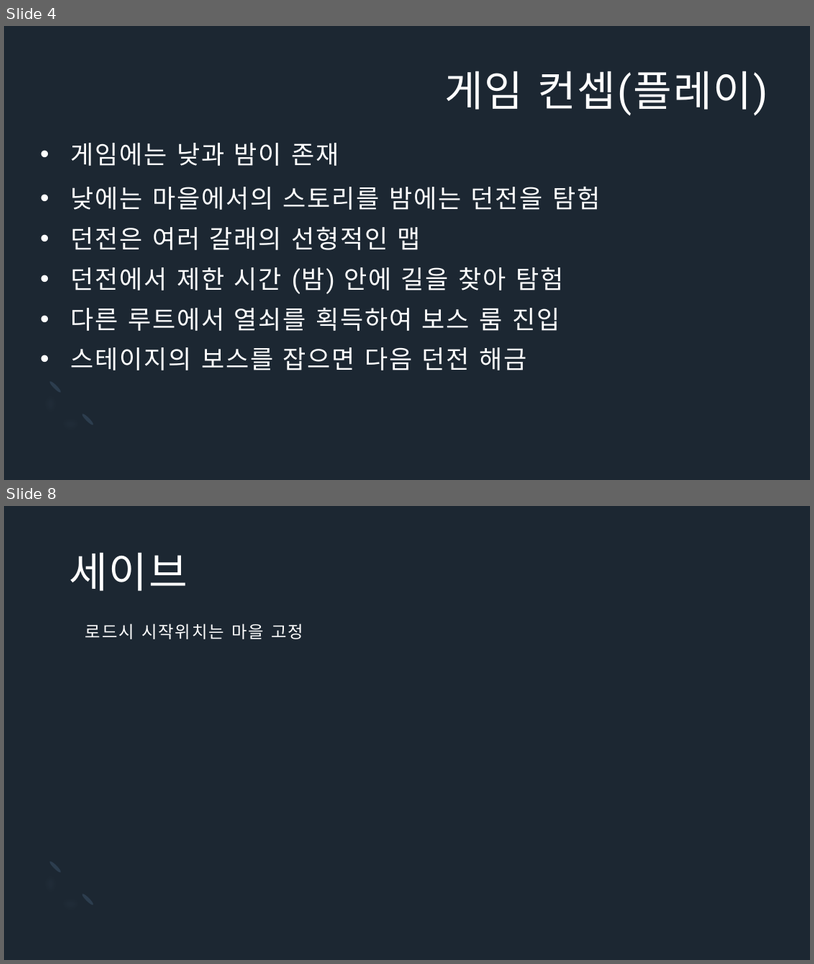
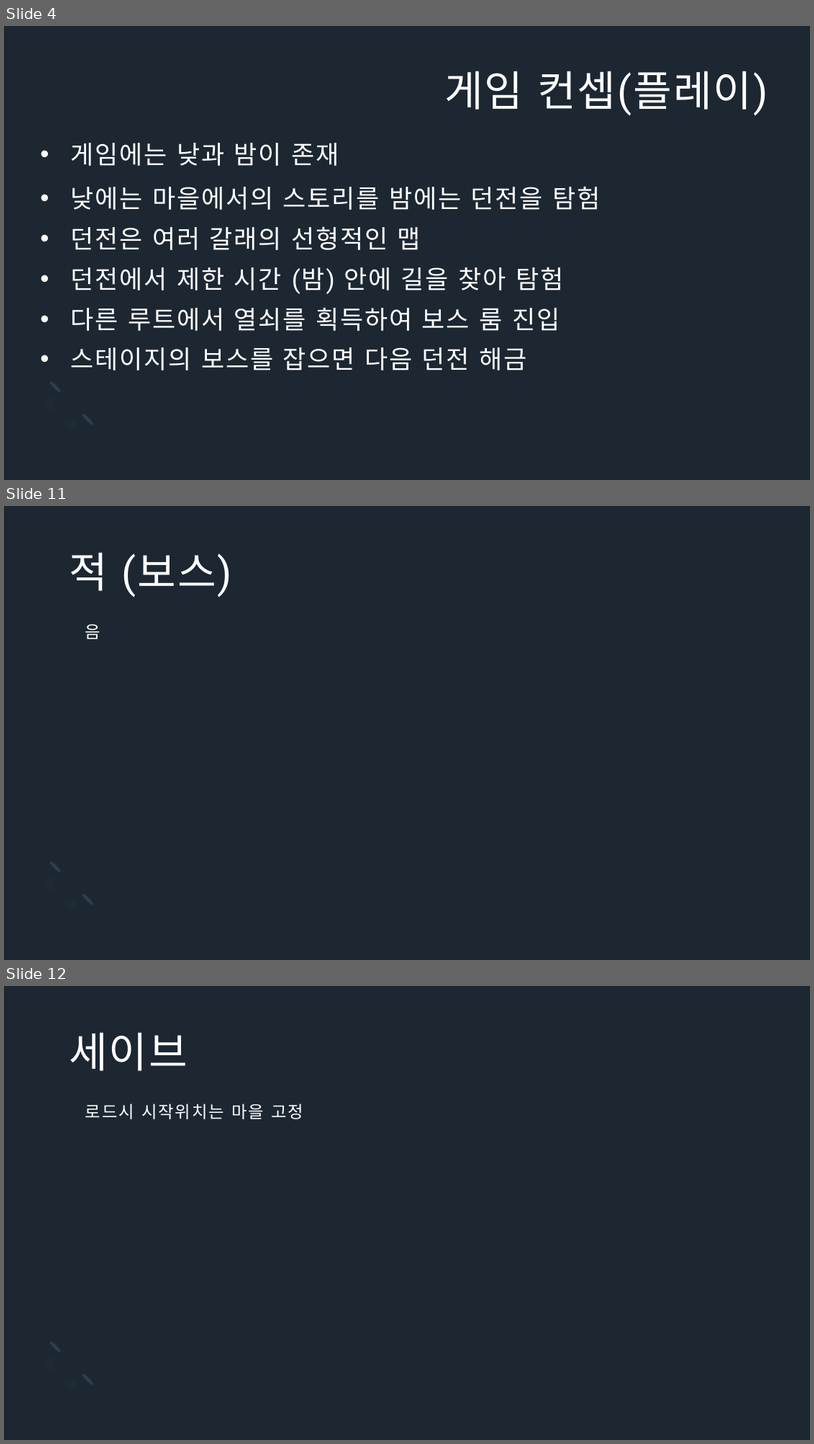
Before and after one commit to Icloy/2D_Roguelike, a slide deck: 기획서.pptx. Shown one above the other, each under a label of ours: slides 4 and 8 before the commit, slides 4, 11 and 12 after it; the slides between them are not shown. The pictures are 814x964 and 814x1444 pixels, drawn with LibreOffice and Linux fonts; fonts in the diff are those of the drawing. Boxes give left, top, right and bottom in pixels: in the first picture for what was removed or moved away, otherwise in the second. Text is boxed around its words. In the diff, an @@ line names an element or a change of style, - is before the commit and + after.

```diff
--- a/기획서.pptx
+++ b/기획서.pptx
@@ slide 11 added at box(4, 506, 810, 960), background #1C2732; not listed: 3 template elements that a slide beside it also shows @@
@@ text added at box(69, 552, 232, 597), 50 pt, text #FFFFFF @@
+적 (보스)
@@ title added at box(85, 624, 100, 639), 20 pt, text #FFFFFF @@
+음
@@ what was slide 8 is now slide 12 @@
```
Also in this commit, not shown: 5 slides changed, 5 other slides added, 1 other file.
